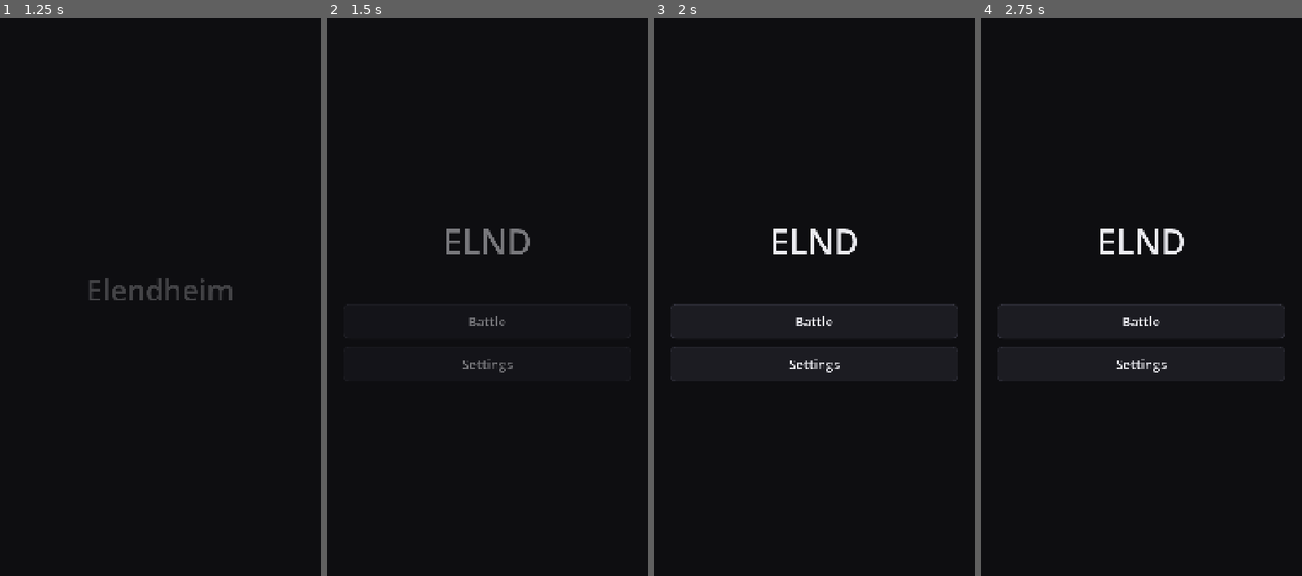
Above: before the commit, frames 1-4 (left to right).
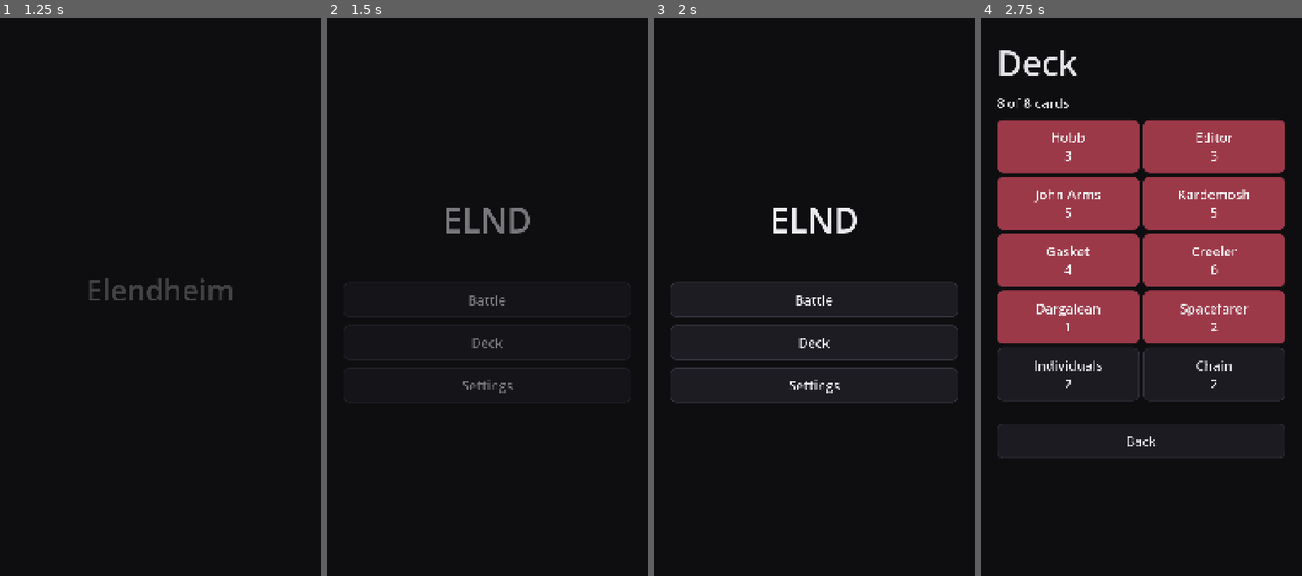
Above: after the commit, the same moments.

Repository: HenryElendheim/ELND
Game: Godot game, scene res://scenes/splash.tscn
Two runs of this game, one before a commit and one after it. Both use one fixed random seed, a clock stepped at 60 frames per second and the inputs below.
Inputs (mouse positions are in pixels of both pictures, inside the frame that each line leads up to):
- Up to frame 1 (1.25 s): tap Enter at 0.5 s; move the mouse to (231, 263) at 0.52 s; click (231, 263) at 0.67 s
- Up to frame 2 (1.5 s): drag from (423, 319) to (471, 403) at 1.27 s
- Up to frame 3 (2 s): no input
- Up to frame 4 (2.75 s): click (1141, 341) at 2 s, where only the run after the commit has a clickable "Deck"

Frame 1 is identical in both runs. In frame 2, 1.4% of the frame differs, in the area x 37-64%, y 34-68%; in frame 3, 2.6%; in frame 4, 35%, in the area x 5-95%, y 5-79%.

Commit message:
Add spells, buildings and a deck screen
Milestone 6. Chain links up to 3 enemy troops so damage to one hits all
of them, and The Spiker erupts then leaves a slowing spike field that
hurts more the longer you stand in it (tower damage reduced). The Editor
pushes back the furthest enemy troop every 5s unless watched, and The
Gasket lures a ground troop inside and drains it. Buildings lose health
over their lifetime, so hitting them shortens it.

Stuns exist now (Gasket release daze), so Kardemosh's Halt works,
including adapting on repeat. Spells are short-lived invisible units
that reuse the ability system.

Deck screen lets you pick 8 of the unlocked cards. Bot decks follow the
deck quality knob: random, synergy (always a tower hitter and anti-air)
or mixed. Spiker stays locked until Arena 2.

Diff:
--- a/data/battle.json
+++ b/data/battle.json
@@ -67,7 +67,9 @@
 	"swarm_spread_tiles": 0.6,
 	"pocket_depth_tiles": 9,
 	"playable_types": [
-		"troop"
+		"troop",
+		"building",
+		"spell"
 	],
 	"area_radius_tiles": 1.0
 }
--- a/data/cards.json
+++ b/data/cards.json
@@ -216,9 +216,13 @@
 			"abilities": [
 				{
 					"id": "spike_field",
-					"duration": 4.0
-				}
-			]
+					"duration": 4.0,
+					"damage_per_second": 20,
+					"growth_per_second": 0.25,
+					"slow": 0.35
+				}
+			],
+			"tower_damage_share": 0.35
 		},
 		"dargalean": {
 			"number": 8,
@@ -327,7 +331,8 @@
 					"max_targets": 3,
 					"duration": 6.0
 				}
-			]
+			],
+			"radius": 2.5
 		}
 	},
 	"spell_kinds": {
--- /dev/null
+++ b/scenes/deck.gd
@@ -0,0 +1,49 @@
+extends Screen
+## Pick which cards go into your deck. The deck is saved whenever it has exactly the right number of cards,
+## which means leaving with too few or too many keeps the last full deck.
+
+const MENU_SCENE := "res://scenes/main_menu.tscn"
+
+var _picked := []
+var _count: Label
+var _size := 8
+
+
+func build() -> void:
+	_size = int(Data.table("battle").deck.size)
+	_picked = BattleSim.starting_deck().duplicate()
+	add(Ui.label("Deck", "TitleLabel"))
+	_count = add(Ui.label(""))
+	var grid := GridContainer.new()
+	grid.columns = 2
+	add(grid)
+	var cards: Dictionary = Data.table("cards").cards
+	for id in BattleSim.available_cards():
+		var card := Ui.button("%s\n%d" % [cards[id].name.trim_prefix("The "), int(cards[id].cost)], func() -> void: pass)
+		card.toggle_mode = true
+		card.button_pressed = id in _picked
+		card.custom_minimum_size.y = 150
+		card.toggled.connect(func(on: bool) -> void: _toggle(id, on))
+		grid.add_child(card)
+	add(Ui.spacer(24))
+	add(Ui.button("Back", go_back))
+	_show_count()
+
+
+func _toggle(id: String, on: bool) -> void:
+	if on and not id in _picked:
+		_picked.append(id)
+	elif not on:
+		_picked.erase(id)
+	_show_count()
+	if _picked.size() == _size:
+		Save.set_value("deck", _picked.duplicate())
+
+
+func _show_count() -> void:
+	_count.text = "%d of %d cards" % [_picked.size(), _size]
+
+
+func go_back() -> bool:
+	Nav.go(MENU_SCENE)
+	return true
--- /dev/null
+++ b/scenes/deck.tscn
@@ -0,0 +1,12 @@
+[gd_scene load_steps=2 format=3]
+
+[ext_resource type="Script" path="res://scenes/deck.gd" id="1"]
+
+[node name="Root" type="Control"]
+layout_mode = 3
+anchors_preset = 15
+anchor_right = 1.0
+anchor_bottom = 1.0
+grow_horizontal = 2
+grow_vertical = 2
+script = ExtResource("1")
--- a/scenes/main_menu.gd
+++ b/scenes/main_menu.gd
@@ -2,6 +2,7 @@
 ## The first screen after the splash.
 
 const BATTLE_SCENE := "res://scenes/battle.tscn"
+const DECK_SCENE := "res://scenes/deck.tscn"
 const SETTINGS_SCENE := "res://scenes/settings_menu.tscn"
 
 
@@ -11,4 +12,5 @@
 	title.horizontal_alignment = HORIZONTAL_ALIGNMENT_CENTER
 	add(Ui.spacer(80))
 	add(Ui.button("Battle", func() -> void: Nav.go(BATTLE_SCENE)))
+	add(Ui.button("Deck", func() -> void: Nav.go(DECK_SCENE)))
 	add(Ui.button("Settings", func() -> void: Nav.go(SETTINGS_SCENE)))
--- /dev/null
+++ b/scripts/battle/abilities/comfortable_end.gd
@@ -0,0 +1,42 @@
+extends Ability
+## While it is empty, The Gasket lures the nearest enemy ground troop, which drops what it is doing and walks inside.
+## The troop inside cannot act and slowly loses health until it dies. Only one fits at a time, and after it dies
+## the coffin waits a moment before luring again. Flying troops and troops that only attack buildings are never lured.
+## If The Gasket is destroyed, the troop inside is freed but dazed for a moment.
+
+var _guest: Unit = null
+var _trapped := false
+var _wait := 0.0
+
+
+func tick(sim: BattleSim) -> void:
+	if _guest != null and not _guest.alive():
+		_guest = null
+		_trapped = false
+		_wait = number("relure_delay")
+	_wait -= sim.tick
+	if _guest == null:
+		if _wait <= 0.0:
+			_guest = _find_guest(sim)
+		return
+	if _trapped:
+		sim.deal_damage(unit, _guest, _guest.max_hp * number("drain_percent_per_second") * sim.tick, false)
+	elif _guest.pos.distance_to(unit.pos) <= unit.radius:
+		_trapped = true
+		_guest.carrier = unit
+		_guest.release_daze = number("freed_daze")
+	else:
+		_guest.goal_override = unit.pos
+
+
+func _find_guest(sim: BattleSim) -> Unit:
+	var best: Unit = null
+	for other in sim.units:
+		if other.team == unit.team or not other.alive() or other.flying or other.kind != "troop":
+			continue
+		if other.targets == "buildings" or other.carrier != null or other.deploy_left > 0.0:
+			continue
+		var distance := other.pos.distance_to(unit.pos)
+		if distance <= number("lure_radius") and (best == null or distance < best.pos.distance_to(unit.pos)):
+			best = other
+	return best
--- /dev/null
+++ b/scripts/battle/abilities/halt.gd
@@ -0,0 +1,12 @@
+extends Ability
+## Any stun on Kardemosh makes it stop dead and reset, which lasts much longer than a normal stun.
+## It adapts, though: the second Halt in the same life only lasts half as long, and after that stuns do nothing.
+
+var _halts := 0
+
+
+func on_stunned(_sim: BattleSim, _seconds: float) -> float:
+	_halts += 1
+	if _halts > int(number("max_halts")):
+		return 0.0
+	return number("stun_time") * pow(number("repeat_factor"), _halts - 1)
--- /dev/null
+++ b/scripts/battle/abilities/link.gd
@@ -0,0 +1,14 @@
+extends Ability
+## Chain links up to a few enemy troops in the target area. For a while, damage dealt to any one of them
+## is dealt in full to every other linked troop as well.
+
+
+func tick(sim: BattleSim) -> void:
+	var linked := 0
+	for victim in sim.enemies_near(unit, unit.pos, unit.radius):
+		if linked >= int(number("max_targets")) or victim.is_building():
+			continue
+		victim.link_group = unit.group
+		victim.link_until = sim.time + number("duration")
+		linked += 1
+	unit.hp = 0.0
--- /dev/null
+++ b/scripts/battle/abilities/quiet_revision.gd
@@ -0,0 +1,22 @@
+extends Ability
+## Every few seconds The Editor quietly edits the arena: the enemy troop that has come furthest along its path
+## is shifted back toward its own side. It only works while unobserved, which means any enemy troop close by stops it.
+
+var _wait := 0.0
+
+
+func tick(sim: BattleSim) -> void:
+	_wait -= sim.tick
+	if _wait > 0.0:
+		return
+	_wait = number("interval")
+	var furthest: Unit = null
+	for other in sim.units:
+		if other.team == unit.team or other.is_building() or other.is_spell() or not other.alive():
+			continue
+		if unit.pos.distance_to(other.pos) <= number("watch_radius"):
+			return
+		if furthest == null or sim.progress(other) > sim.progress(furthest):
+			furthest = other
+	if furthest != null:
+		sim.push_back(furthest, number("push_back_tiles"))
--- /dev/null
+++ b/scripts/battle/abilities/spike_field.gd
@@ -0,0 +1,21 @@
+extends Ability
+## After The Spiker erupts, a field of black spikes stays for a few seconds. Anything standing in it is hurt and slowed,
+## and the damage grows the longer something stays inside.
+
+var _age := 0.0
+var _inside := {}
+
+
+func tick(sim: BattleSim) -> void:
+	_age += sim.tick
+	if _age >= number("duration"):
+		unit.hp = 0.0
+		return
+	var still_inside := {}
+	for victim in sim.enemies_near(unit, unit.pos, unit.radius):
+		var stay: float = _inside.get(victim, 0.0) + sim.tick
+		still_inside[victim] = stay
+		victim.move_speed *= 1.0 - number("slow")
+		var grow := 1.0 + floorf(stay) * number("growth_per_second")
+		sim.deal_damage(unit, victim, number("damage_per_second") * grow * sim.tick, false)
+	_inside = still_inside
--- a/scripts/battle/ability.gd
+++ b/scripts/battle/ability.gd
@@ -39,6 +39,11 @@
 	return amount
 
 
+## Lets the ability change how long a stun on this unit lasts. Returning zero means the stun does nothing.
+func on_stunned(_sim: BattleSim, seconds: float) -> float:
+	return seconds
+
+
 ## Runs when this unit's hit finishes off an enemy.
 func on_kill(_sim: BattleSim, _victim: Unit) -> void:
 	pass
--- a/scripts/battle/arena_view.gd
+++ b/scripts/battle/arena_view.gd
@@ -54,7 +54,13 @@
 		draw_rect(Rect2(_to_screen(Vector2(bridge - half, river_top)), Vector2(half * 2.0, river_height) * _tile), BRIDGE)
 
 	for unit in sim.units:
-		if not unit.flying:
+		if unit.is_spell():
+			_draw_spell(unit)
+	for unit in sim.units:
+		if unit.link_until > sim.time:
+			_draw_links(unit)
+	for unit in sim.units:
+		if not unit.flying and not unit.is_spell():
 			_draw_unit(unit)
 	for unit in sim.units:
 		if unit.flying:
@@ -98,6 +104,21 @@
 		_draw_health(at - Vector2(r, r + 26), r * 2.0, unit.shield / unit.max_hp, Color("#E8D9C0"))
 
 
+## Spells show as a soft circle over the area they cover, in their class colour.
+func _draw_spell(spell: Unit) -> void:
+	var at := _to_screen(spell.pos)
+	var colour := _fill_for(spell)
+	draw_circle(at, spell.radius * _tile, Color(colour, 0.25))
+	draw_arc(at, spell.radius * _tile, 0, TAU, 48, Color(colour, 0.8), 3.0)
+
+
+## Linked troops are joined by a grey chain line to every other troop in the same link.
+func _draw_links(unit: Unit) -> void:
+	for other in sim.units:
+		if other != unit and other.link_group == unit.link_group and other.link_until > sim.time and other.get_instance_id() > unit.get_instance_id():
+			draw_line(_to_screen(unit.pos), _to_screen(other.pos), Color("#C8C8D0"), 4.0)
+
+
 func _draw_label(at: Vector2, text: String, r: float) -> void:
 	var font := ThemeDB.fallback_font
 	var font_size := maxi(int(r * 0.7), 10)
--- a/scripts/battle/battle_sim.gd
+++ b/scripts/battle/battle_sim.gd
@@ -23,19 +23,29 @@
 	_arena = _battle.arena
 	tick = 1.0 / float(_battle.tick_rate)
 	_place_towers()
-	for team in Unit.Team.size():
-		hands.append(Hand.new(starting_deck(), _battle))
-
-
-## Every card that can be played so far, up to the deck size. Later milestones replace this with the player's own deck.
-static func starting_deck() -> Array:
+	hands.append(Hand.new(starting_deck(), _battle))
+	hands.append(Hand.new(bot.pick_deck_for(available_cards(), int(_battle.deck.size), Bot.knobs()), _battle))
+
+
+## Every card the player has unlocked that can be played, in the order cards.json lists them.
+static func available_cards() -> Array:
 	var battle := Data.table("battle")
 	var cards: Dictionary = Data.table("cards").cards
-	var deck := []
+	var found := []
 	for id in cards:
-		if cards[id].get("type") in battle.playable_types and deck.size() < int(battle.deck.size):
-			deck.append(id)
-	return deck
+		if cards[id].get("type") in battle.playable_types and int(cards[id].get("unlock_arena", 1)) <= 1:
+			found.append(id)
+	return found
+
+
+## The player's saved deck when it is still valid, and otherwise the first cards that are available.
+static func starting_deck() -> Array:
+	var size := int(Data.table("battle").deck.size)
+	var available := available_cards()
+	var saved: Array = Save.get_value("deck") if Save.get_value("deck") is Array else []
+	if saved.size() == mini(size, available.size()) and saved.all(func(id: Variant) -> bool: return id in available):
+		return saved
+	return available.slice(0, size)
 
 
 ## How many times faster than normal Ephrocity is filling right now, which is 1, 2 or 3.
@@ -49,12 +59,14 @@
 
 ## Checks whether a team may put a troop at a spot. Each side has its own half, and once an enemy
 ## side tower falls, that lane on the enemy's half opens up too, as deep as the pocket setting allows.
-func can_place(team: Unit.Team, at: Vector2) -> bool:
+func can_place(team: Unit.Team, at: Vector2, spell := false) -> bool:
 	var length := float(_arena.length_tiles)
 	if at.x < 0.0 or at.y < 0.0 or at.x > float(_arena.width_tiles) or at.y > length:
 		return false
 	# Flipping the enemy's spot means the same rules can be written once from the player's side.
 	var y := at.y if team == Unit.Team.PLAYER else length - at.y
+	if spell:
+		return true
 	if y > float(_arena.river_bottom):
 		return true
 	if y < float(_arena.river_top) - float(_battle.pocket_depth_tiles) or y > float(_arena.river_top):
@@ -66,10 +78,14 @@
 	return true
 
 
+static func is_spell_card(card_id: String) -> bool:
+	return Data.table("cards").cards[card_id].get("type") == "spell"
+
+
 ## Plays the card in a hand slot at a spot, paying its Ephrocity cost. It returns false when the spot or the cost is not allowed.
 func play(team: Unit.Team, slot: int, at: Vector2) -> bool:
 	var hand := hands[team]
-	if not can_place(team, at) or not hand.can_afford(slot):
+	if not can_place(team, at, is_spell_card(hand.cards[slot])) or not hand.can_afford(slot):
 		return false
 	spawn(hand.play(slot), team, at)
 	return true
@@ -85,13 +101,42 @@
 		if count > 1:
 			offset = Vector2.from_angle(TAU * i / count) * float(_battle.swarm_spread_tiles)
 		var unit := _make(card_id, card.get("type", "troop"), card.name, team, _clamp_to_arena(at + offset), level)
-		unit.deploy_left = float(_battle.deploy_time)
+		unit.deploy_left = 0.0 if unit.is_spell() else float(_battle.deploy_time)
 		unit.spawn_time = time + unit.deploy_left
 		unit.group = _next_group
 		for entry in card.get("abilities", []):
 			var ability := Ability.create(entry, unit)
 			if ability != null:
 				unit.abilities.append(ability)
+		if unit.is_spell():
+			_cast(unit, card)
+
+
+## A spell's instant hit when it lands. Towers take only part of it when the card says so.
+func _cast(spell: Unit, card: Dictionary) -> void:
+	for victim in enemies_near(spell, spell.pos, spell.radius):
+		var share := float(card.get("tower_damage_share", 1.0)) if victim.is_tower() else 1.0
+		deal_damage(spell, victim, spell.damage * share)
+	if spell.abilities.is_empty():
+		spell.hp = 0.0
+
+
+## Stuns a unit, letting its abilities change how long it lasts, as Kardemosh's Halt does.
+func stun(unit: Unit, seconds: float) -> void:
+	for ability in unit.abilities:
+		seconds = ability.on_stunned(self, seconds)
+	unit.stun_left = maxf(unit.stun_left, seconds)
+
+
+## How far a troop has come along its path toward the other side, in tiles.
+func progress(unit: Unit) -> float:
+	return float(_arena.length_tiles) - unit.pos.y if unit.team == Unit.Team.PLAYER else unit.pos.y
+
+
+## Shifts a troop back toward its own side.
+func push_back(unit: Unit, tiles: float) -> void:
+	var direction := 1.0 if unit.team == Unit.Team.PLAYER else -1.0
+	unit.pos = _clamp_to_arena(unit.pos + Vector2(0, direction * tiles))
 
 
 ## Re-reads every unit's numbers, which is how Admin Mode edits reach a match that is already running.
@@ -161,7 +206,7 @@
 	var amount := float(_battle.match.tiebreaker_drain_per_second) * tick
 	for unit in units:
 		if unit.is_tower():
-			deal_damage(null, unit, amount)
+			deal_damage(null, unit, amount, false)
 
 
 func step() -> void:
@@ -252,12 +297,21 @@
 		unit.awake = _should_wake(unit)
 		if not unit.awake:
 			return
+	if unit.is_spell():
+		return
+	if unit.kind == "building":
+		# A building's health drains over its lifetime, which means damage to it also shortens how long it stays.
+		unit.hp -= unit.max_hp / maxf(float(_stats_for(unit).get("lifetime", 30.0)), 1.0) * tick
 	unit.cooldown = maxf(unit.cooldown - tick, 0.0)
 	if unit.carrier != null:
 		if unit.carrier.alive():
 			unit.pos = unit.carrier.pos
 			return
 		unit.carrier = null
+		stun(unit, unit.release_daze)
+	if unit.stun_left > 0.0:
+		unit.stun_left -= tick
+		return
 	var step_length := unit.speed * unit.move_speed * tick
 	if unit.goal_override != null:
 		unit.pos = unit.pos.move_toward(unit.goal_override, step_length)
@@ -306,9 +360,15 @@
 
 
 ## Every bit of damage goes through here, which means abilities, shields and damage taken changes always apply.
-func deal_damage(attacker: Unit, victim: Unit, amount: float) -> void:
+## Small damage over time passes flash as false, so the white hit flash is kept for real hits.
+## A victim linked by Chain passes the same damage on to every other troop in its link.
+func deal_damage(attacker: Unit, victim: Unit, amount: float, flash := true, shared := false) -> void:
 	if not victim.alive():
 		return
+	if not shared and victim.link_until > time:
+		for other in units:
+			if other != victim and other.link_group == victim.link_group and other.link_until > time:
+				deal_damage(attacker, other, amount, flash, true)
 	if attacker != null:
 		for ability in attacker.abilities:
 			amount = ability.on_hit(self, victim, amount)
@@ -318,7 +378,8 @@
 	var absorbed := minf(victim.shield, amount)
 	victim.shield -= absorbed
 	victim.hp -= amount - absorbed
-	victim.flash = 2
+	if flash:
+		victim.flash = 2
 	if attacker == null:
 		return
 	victim.last_attacker = attacker
@@ -379,7 +440,7 @@
 
 ## Flying units can only be hit by ranged attackers, other flyers and towers. Building-only troops ignore everything else.
 func can_target(unit: Unit, other: Unit) -> bool:
-	if other == null or not other.alive() or other.team == unit.team or other.carrier != null:
+	if other == null or not other.alive() or other.team == unit.team or other.carrier != null or other.is_spell():
 		return false
 	if unit.targets == "buildings":
 		return other.is_building()
@@ -450,7 +511,7 @@
 		var a := units[i]
 		for j in range(i + 1, units.size()):
 			var b := units[j]
-			if a.flying != b.flying or (a.is_building() and b.is_building()) or a.carrier != null or b.carrier != null:
+			if a.flying != b.flying or (a.is_building() and b.is_building()) or a.carrier != null or b.carrier != null or a.is_spell() or b.is_spell():
 				continue
 			var overlap := a.radius + b.radius - a.pos.distance_to(b.pos)
 			if overlap <= 0.0:
@@ -464,7 +525,7 @@
 				a.pos -= push * overlap / 2.0
 				b.pos += push * overlap / 2.0
 	for unit in units:
-		if unit.is_building() or unit.carrier != null:
+		if unit.is_building() or unit.is_spell() or unit.carrier != null:
 			continue
 		unit.pos = _clamp_to_arena(unit.pos)
 		if not unit.flying and _river_side(unit.pos.y) == 0:
--- a/scripts/battle/bot.gd
+++ b/scripts/battle/bot.gd
@@ -27,6 +27,46 @@
 			"counter_play": Settings.get_value("bot_counter_play"),
 		}
 	return bot.presets.get(difficulty, bot.presets[bot.default_difficulty])
+
+
+## Builds the bot's deck. A random deck is just any cards. A synergy deck always has something that goes for towers
+## and something that can hit flying troops, then fills up at random. A mixed deck is a synergy deck half of the time.
+func pick_deck_for(available: Array, size: int, knob: Dictionary) -> Array:
+	return pick_deck(available, size, knob, _rng)
+
+
+static func pick_deck(available: Array, size: int, knob: Dictionary, rng: RandomNumberGenerator = null) -> Array:
+	if rng == null:
+		rng = RandomNumberGenerator.new()
+		rng.randomize()
+	var pool := available.duplicate()
+	for i in range(pool.size() - 1, 0, -1):
+		var j := rng.randi_range(0, i)
+		var swap: Variant = pool[i]
+		pool[i] = pool[j]
+		pool[j] = swap
+	var quality: String = knob.get("deck_quality", "mixed")
+	var deck := []
+	if quality == "synergy" or (quality == "mixed" and rng.randf() < 0.5):
+		var cards: Dictionary = Data.table("cards").cards
+		for need in ["towers", "air"]:
+			for id in pool:
+				if not id in deck and _fills(cards[id], need):
+					deck.append(id)
+					break
+	for id in pool:
+		if deck.size() >= size:
+			break
+		if not id in deck:
+			deck.append(id)
+	return deck
+
+
+## Whether a card covers a need a good deck has: something that goes for towers, or something that can hit the air.
+static func _fills(card: Dictionary, need: String) -> bool:
+	if need == "towers":
+		return card.get("targets") == "buildings"
+	return card.get("targets") == "air_ground" or card.get("type") == "spell"
 
 
 func think(sim: BattleSim) -> void:
@@ -69,7 +109,7 @@
 	var river_top := float(Data.table("battle").arena.river_top)
 	var found: Array[Unit] = []
 	for unit in sim.units:
-		if unit.team != _team and not unit.is_building() and unit.pos.y < river_top:
+		if unit.team != _team and unit.kind == "troop" and unit.pos.y < river_top:
 			found.append(unit)
 	found.sort_custom(func(a: Unit, b: Unit) -> bool: return a.pos.y < b.pos.y)
 	return found
@@ -117,7 +157,7 @@
 func _own_push(sim: BattleSim) -> Unit:
 	var best: Unit = null
 	for unit in sim.units:
-		if unit.team == _team and not unit.is_building() and unit.deploy_left <= 0.0:
+		if unit.team == _team and unit.kind == "troop" and unit.deploy_left <= 0.0:
 			if best == null or unit.pos.y > best.pos.y:
 				best = unit
 	return best
--- a/scripts/battle/unit.gd
+++ b/scripts/battle/unit.gd
@@ -38,8 +38,14 @@
 var awake := true
 var target: Unit = null
 var last_attacker: Unit = null
-## The flying unit carrying this one, if any. A carried unit cannot do anything.
+## The unit holding this one, such as a Creeler carrying it or a Gasket it lies in. A held unit cannot do anything.
 var carrier: Unit = null
+## How long the unit stays dazed once its carrier is gone.
+var release_daze := 0.0
+var stun_left := 0.0
+## Units hit by the same Chain share a link group, and damage to one is copied to the others until link_until.
+var link_group := 0
+var link_until := -INF
 ## Extra health on top of the normal health bar that is used up first, such as Kardemosh's stolen skin.
 var shield := 0.0
 var spawn_time := 0.0
@@ -63,8 +69,14 @@
 	return hp > 0.0
 
 
+## Towers count as buildings, which means troops that only attack buildings go for them.
 func is_building() -> bool:
-	return kind != "troop"
+	return kind == "building" or is_tower()
+
+
+## Spells are short-lived, invisible units that nobody can attack.
+func is_spell() -> bool:
+	return kind == "spell"
 
 
 func is_tower() -> bool:
@@ -94,7 +106,7 @@
 	attack_range = float(stats.get("range", battle.melee_range_tiles))
 	speed = float(battle.speeds_tiles_per_second.get(stats.get("speed", ""), 0.0))
 	flying = stats.get("movement", "ground") == "flying"
-	targets = stats.get("targets", "ground")
+	targets = stats.get("targets", "air_ground" if is_spell() else "ground")
 	area = stats.get("area", false)
-	radius = float(stats.get("size", 0)) / 2.0 if stats.has("size") else float(battle.unit_radius_tiles)
+	radius = float(stats.get("size", 0)) / 2.0 if stats.has("size") else float(stats.get("radius", battle.unit_radius_tiles))
 	radius *= 1.0 + (growth - 1.0) / 2.0
--- a/tests/smoke.gd
+++ b/tests/smoke.gd
@@ -10,7 +10,7 @@
 func _ready() -> void:
 	Settings.set_value("admin_mode", true)
 	var broken := _load_everything("res://scenes") + _load_everything("res://scripts")
-	for scene in ["splash", "main_menu", "settings_menu"]:
+	for scene in ["splash", "main_menu", "settings_menu", "deck"]:
 		var screen: Node = load("res://scenes/%s.tscn" % scene).instantiate()
 		add_child(screen)
 		await get_tree().process_frame
@@ -20,9 +20,9 @@
 	add_child(battle)
 	var sim: BattleSim = battle.sim
 	var cards: Dictionary = Data.table("cards").cards
+	# Every card goes in for the enemy, spells and buildings included, so every ability runs at least once.
 	for id in cards:
-		if cards[id].type == "troop":
-			sim.spawn(id, Unit.Team.ENEMY, Vector2(14, 8))
+		sim.spawn(id, Unit.Team.ENEMY, Vector2(14, 8))
 	# The player side plays its whole hand through the normal rules, which checks costs, placement and cycling.
 	var hand := sim.hands[Unit.Team.PLAYER]
 	hand.infinite = true
